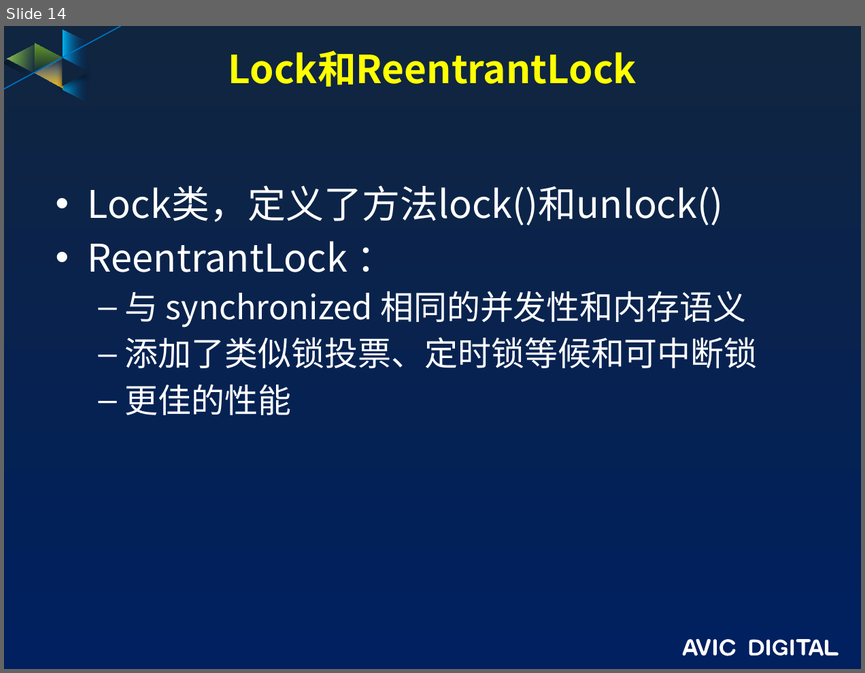
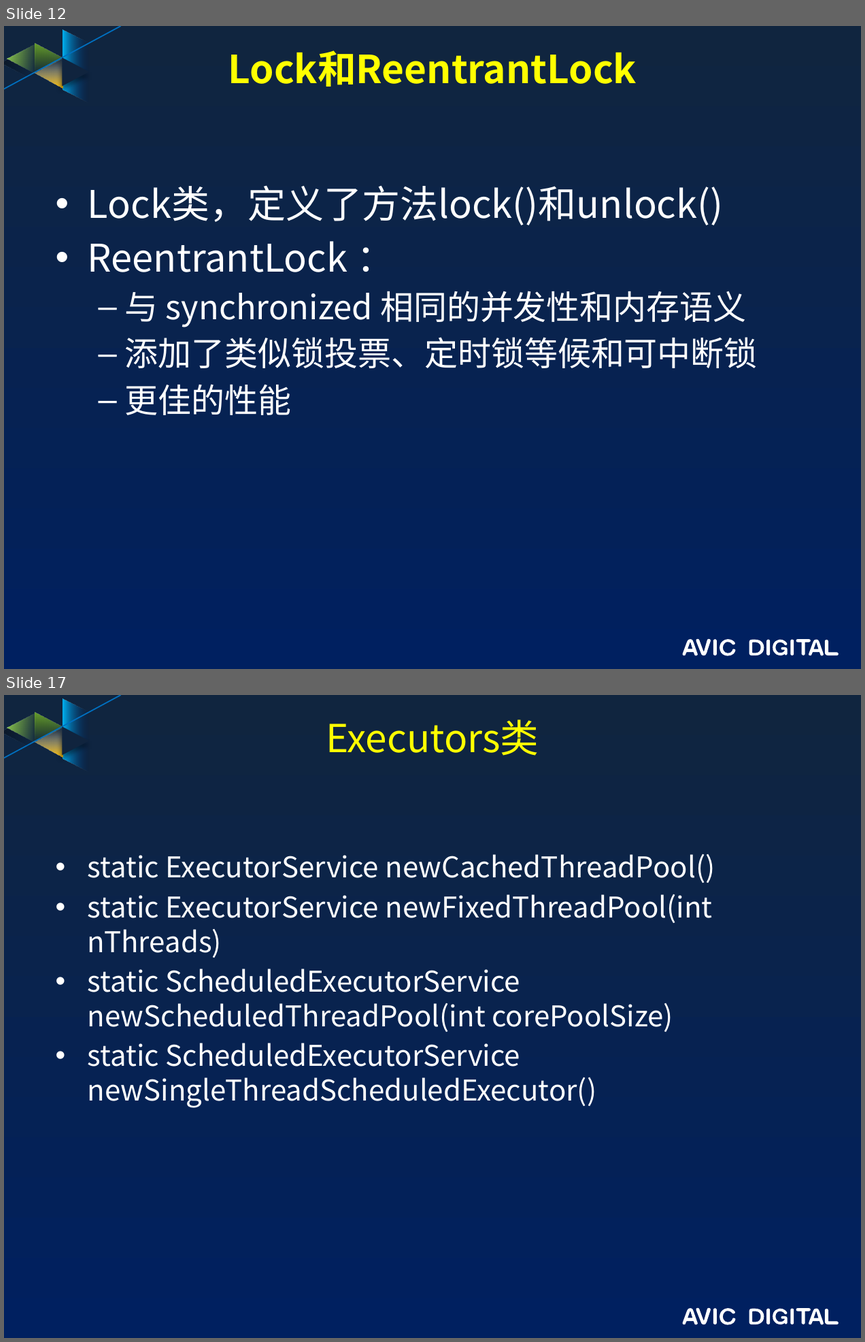
Before and after one commit to guofengzh/java-way, a slide deck: java/docs/13.java-线程.pptx. Shown one above the other, each under a label of ours: slide 14 before the commit, slides 12 and 17 after it; the slides between them are not shown. The pictures are 865x673 and 865x1342 pixels, drawn with LibreOffice and Linux fonts; fonts in the diff are those of the drawing; background and template pictures are left out. Boxes give left, top, right and bottom in pixels: in the first picture for what was removed or moved away, otherwise in the second. Text is boxed around its words. In the diff, an @@ line names an element or a change of style, - is before the commit and + after.

```diff
--- a/java/docs/13.java-线程.pptx
+++ b/java/docs/13.java-线程.pptx
@@ slide 17 added at (x1=4, y1=695, x2=861, y2=1338), background gradient #10253F to #002060; not listed: 17 template elements that a slide beside it also shows @@
@@ title added at (x1=326, y1=719, x2=538, y2=756), 32.4 pt, text #FFFF00 @@
+Executors类
@@ text added at (x1=88, y1=854, x2=715, y2=1108), 24 pt, text #FFFFFF @@
+• static ExecutorService newCachedThreadPool()
+• static ExecutorService newFixedThreadPool(int nThreads)
+• static ScheduledExecutorService newScheduledThreadPool(int corePoolSize)
+• static ScheduledExecutorService newSingleThreadScheduledExecutor()
@@ what was slide 14 is now slide 12 @@
```
Also in this commit, not shown: 1 slide changed, 14 other slides added, 5 slides removed.
